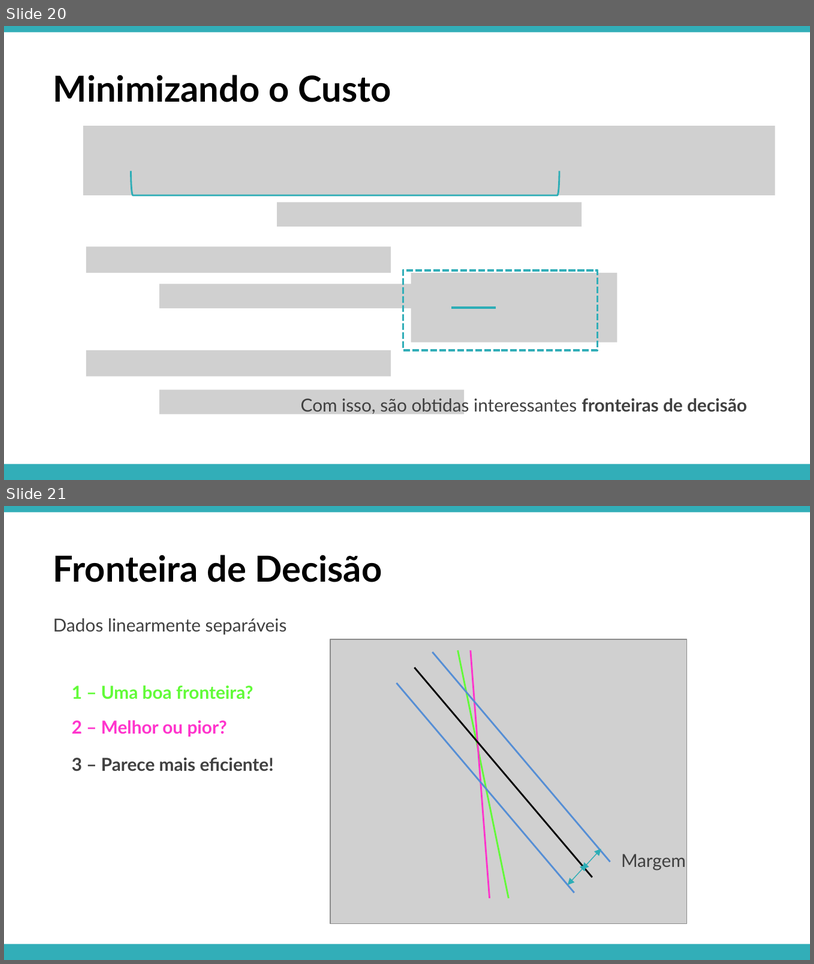
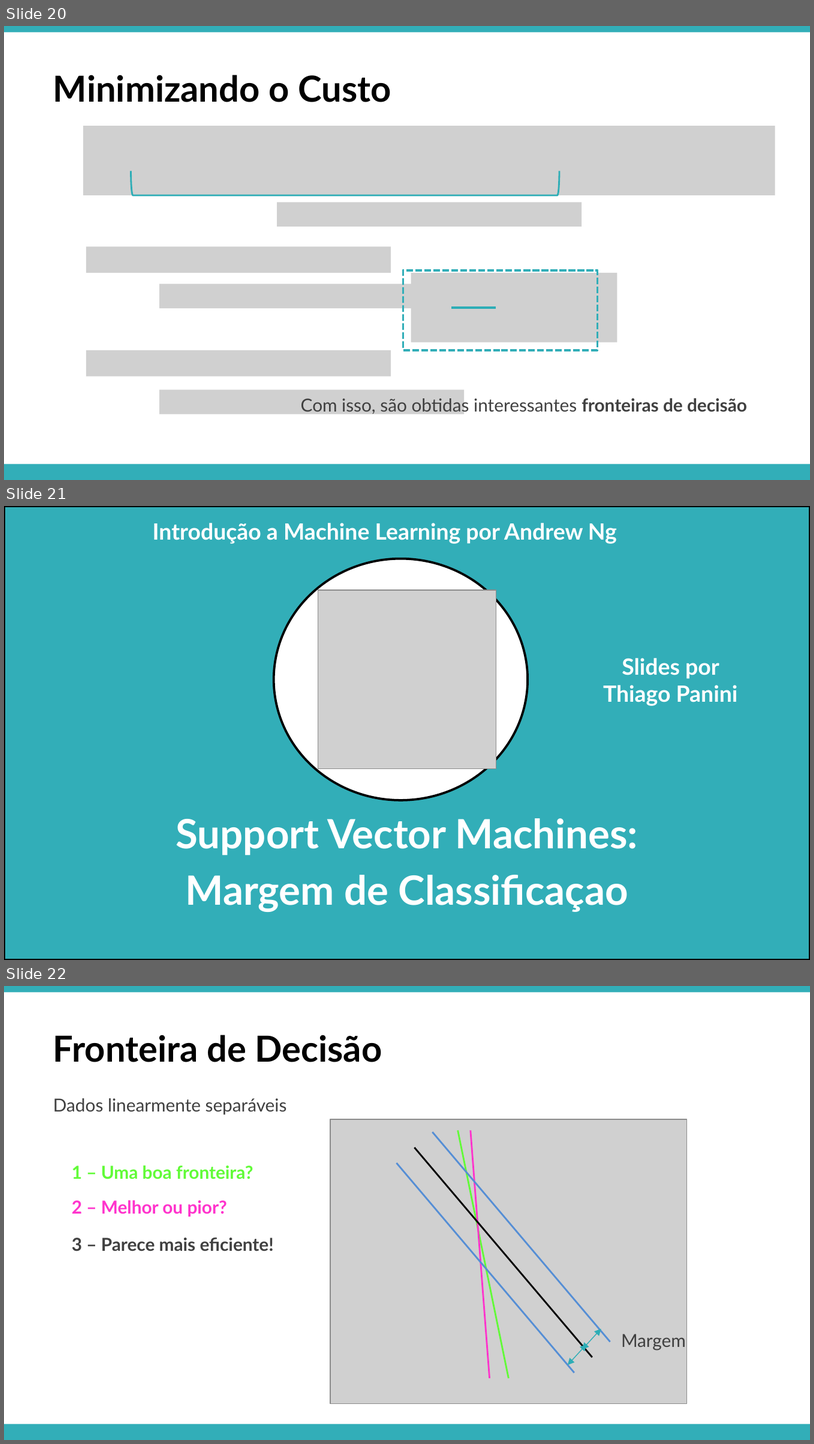
Before and after one commit to APILASTRI/coursera-stanford, a slide deck: machine-learning/notations/semana-7/presentation/11-svm.pptx. Shown one above the other, each under a label of ours: slides 20 and 21 before the commit, slides 20, 21 and 22 after it. The pictures are 814x964 and 814x1444 pixels, drawn with LibreOffice and Linux fonts; fonts in the diff are those of the drawing; grey boxes stand for pictures; background and template pictures are left out. Boxes give left, top, right and bottom in pixels: in the first picture for what was removed or moved away, otherwise in the second. Text is boxed around its words. In the diff, an @@ line names an element or a change of style, - is before the commit and + after.

```diff
--- a/machine-learning/notations/semana-7/presentation/11-svm.pptx
+++ b/machine-learning/notations/semana-7/presentation/11-svm.pptx
@@ slide 21 added at <box>4,506,810,960</box>, background #FFFFFF @@
@@ rectangle added at <box>4,506,810,959</box>, fill #32AEB8, outline #000000 2 pt @@
@@ text added at <box>153,523,617,544</box>, 20 pt, text #FFFFFF, bold @@
+Introdução a Machine Learning por Andrew Ng
@@ ellipse added at <box>274,558,528,799</box>, fill #FFFFFF, outline #000000 2 pt @@
@@ picture added at <box>318,590,496,768</box> @@
@@ text added at <box>603,658,738,706</box>, 20 pt, text #FFFFFF, bold @@
+Slides por Thiago Panini
@@ text added at <box>176,818,638,912</box>, 36 pt, text #FFFFFF, bold @@
+Support Vector Machines:
+Margem de Classificaçao
@@ what was slide 21 is now slide 22 @@
```
Also in this commit, not shown: 1 slide changed, 1 other slide added, 46 other files.
